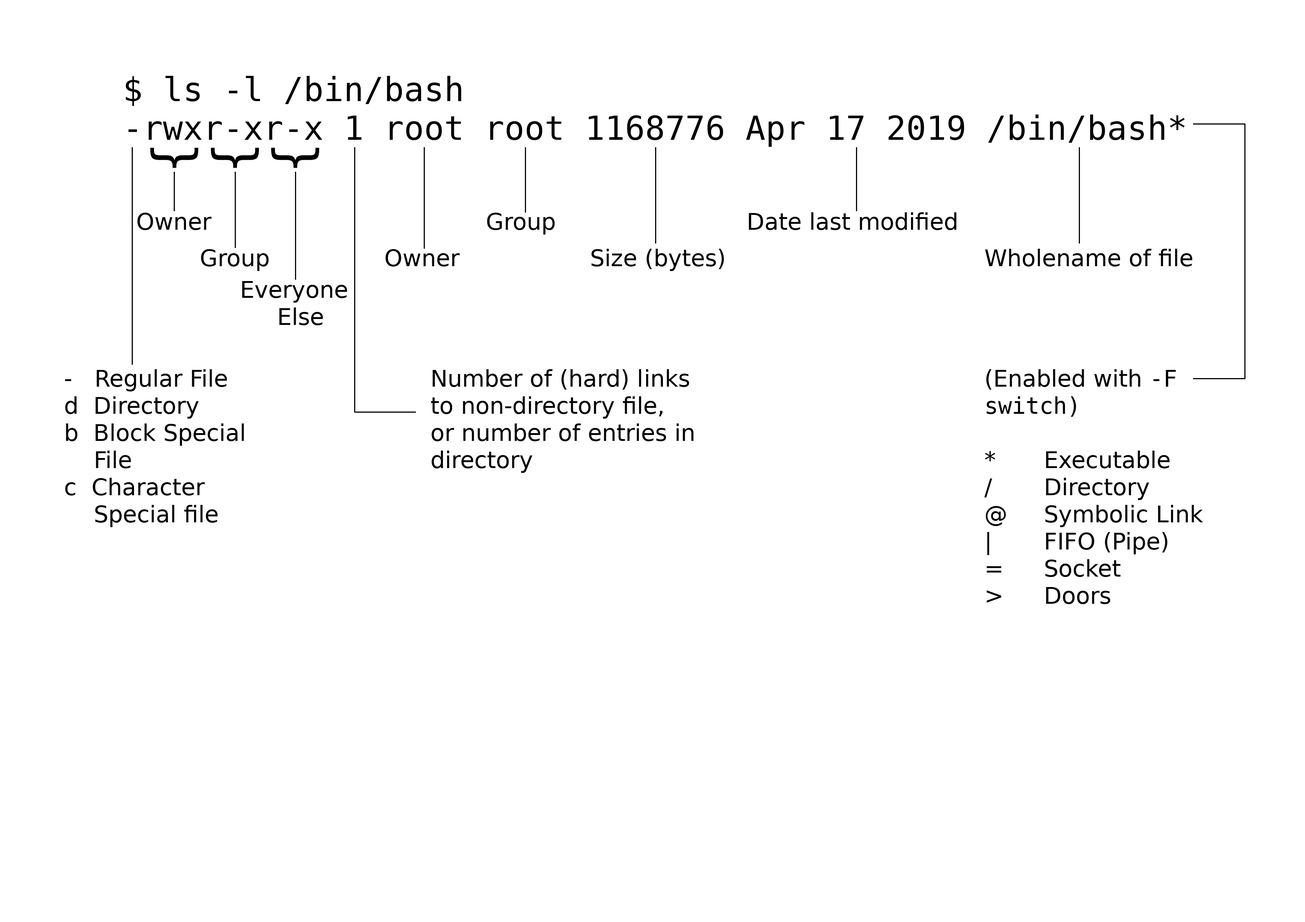
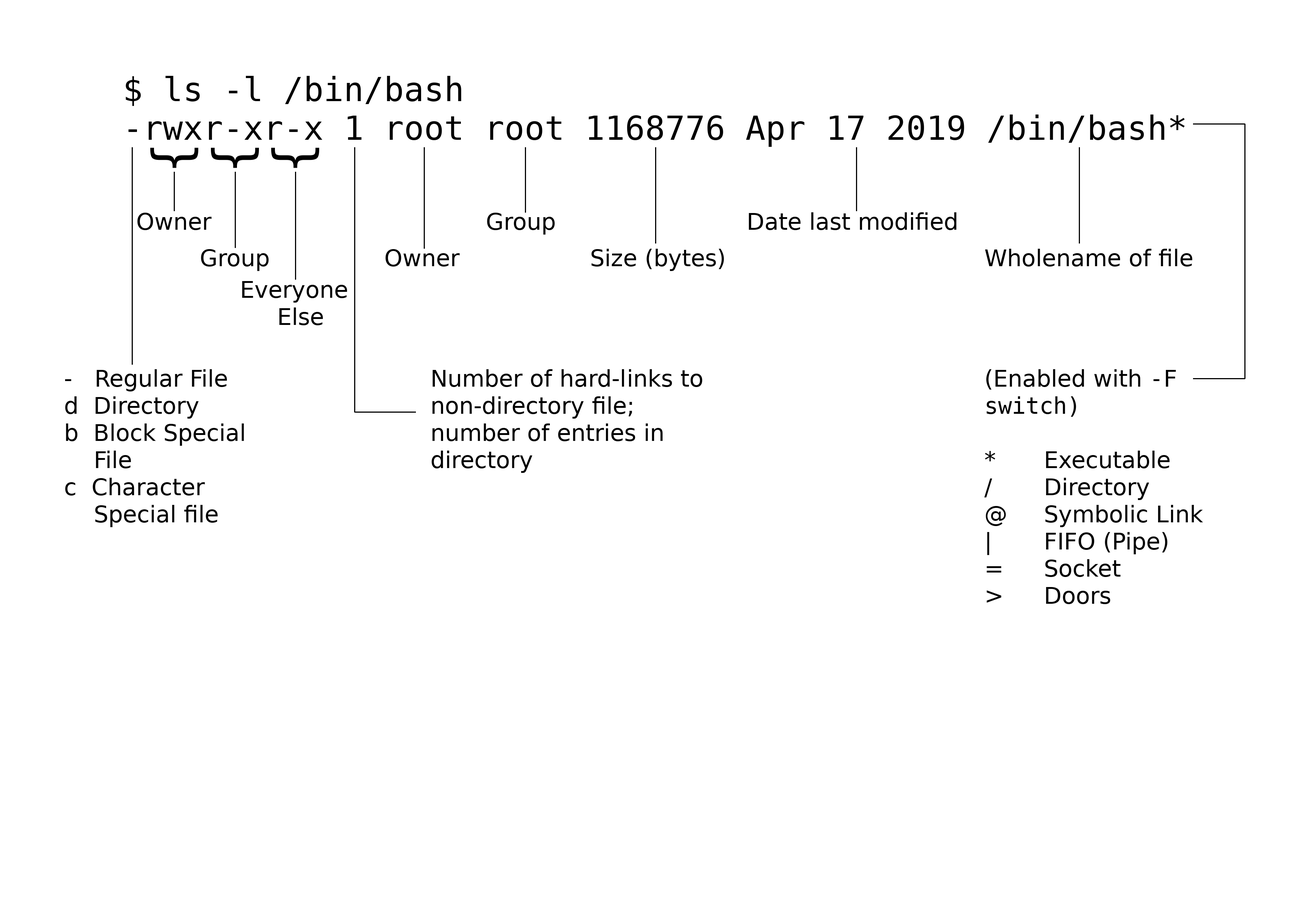
Revision of a layered 1305 x 922 image; what changed, layer by layer:
renamed "Number of (hard) links to non..." to "Number of hard-links to non-d...", painted on it over [430, 369, 703, 474]
